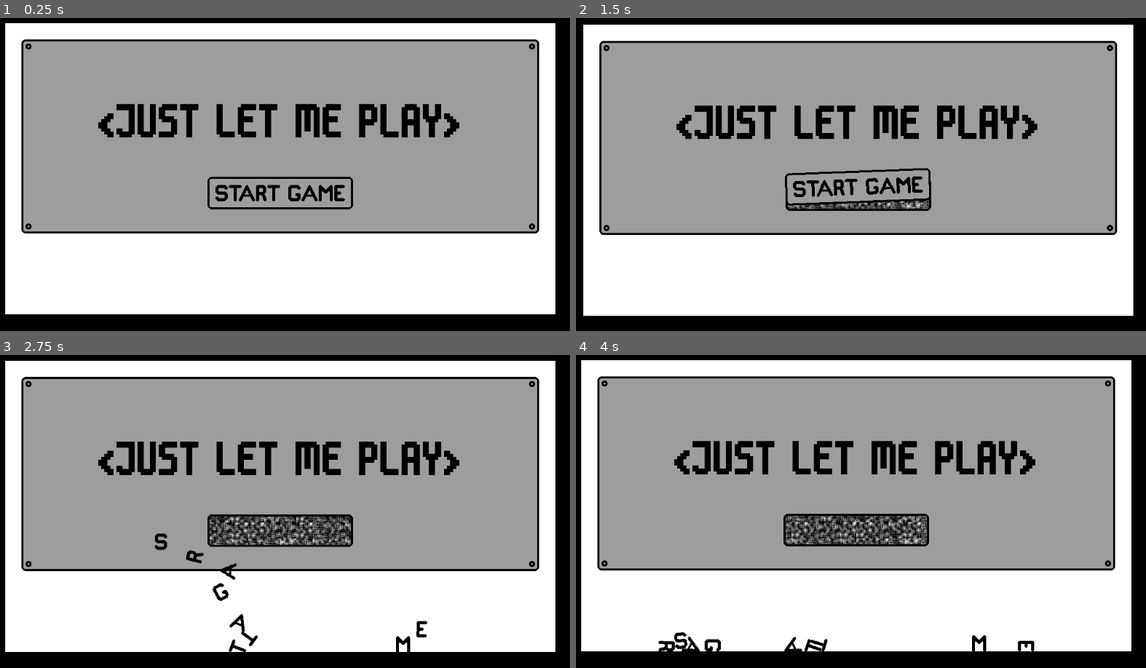
Above: before the commit, frames 1-4 (two rows, left to right).
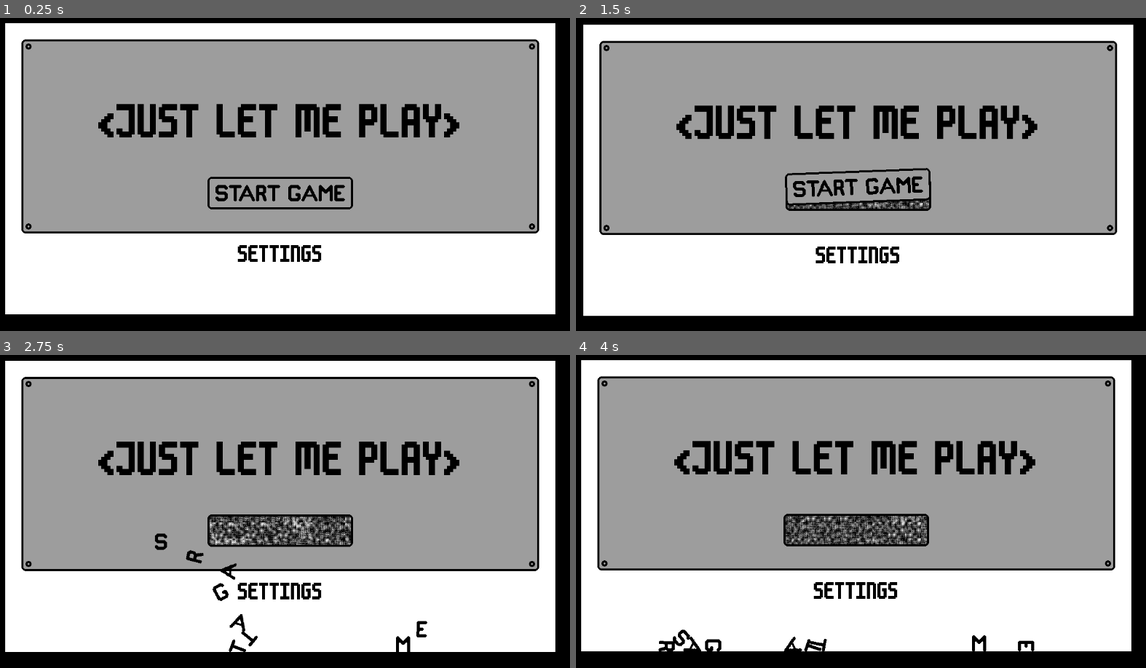
Above: after the commit, the same moments.

Repository: conor-wilson/secret-sapphire
Game: Godot game, scene res://scenes/main.tscn
Two runs of this game, one before a commit and one after it. Both use one fixed random seed, a clock stepped at 60 frames per second and the inputs below.
Inputs (mouse positions are in pixels of both pictures, inside the frame that each line leads up to):
- Up to frame 1 (0.25 s): no input
- Up to frame 2 (1.5 s): click (855, 255) at 0.5 s, where only the run after the commit has a clickable "SETTINGS"; tap Enter at 1.25 s; move the mouse to (855, 193) at 1.27 s; click (855, 193) at 1.35 s
- Up to frame 3 (2.75 s): move the mouse to (165, 524) at 2.02 s; click (165, 524) at 2.1 s
- Up to frame 4 (4 s): move the mouse to (912, 436) at 2.77 s; click (912, 436) at 2.85 s; move the mouse to (826, 574) at 3.52 s; click (826, 574) at 3.6 s

The runs differ from the first frame. In frame 1, 0.5% of the frame differs, in the area x 41-57%, y 72-78%; in frame 2, 0.7%; in frame 3, 1.8%; in frame 4, 1.9%, in the area x 14-62%, y 51-95%.

Commit message:
Added settings button to main menu

Diff:
--- a/let-me-play/scenes/main.gd
+++ b/let-me-play/scenes/main.gd
@@ -28,3 +28,7 @@
 	screen_shake_strength = strength
 	if fade != 0:
 		screen_shake_fade = fade
+
+
+func _on_main_menu_settings_button() -> void:
+	pass # Replace with function body.
--- a/let-me-play/scenes/main.tscn
+++ b/let-me-play/scenes/main.tscn
@@ -1,13 +1,17 @@
-[gd_scene load_steps=3 format=3 uid="uid://drpjvxm3qjcl7"]
+[gd_scene load_steps=4 format=3 uid="uid://drpjvxm3qjcl7"]
 
 [ext_resource type="Script" path="res://scenes/main.gd" id="1_lvo15"]
 [ext_resource type="PackedScene" uid="uid://5ctllddc4obb" path="res://scenes/main_menu.tscn" id="1_mw4j5"]
+[ext_resource type="PackedScene" uid="uid://cfjp23jay1xyw" path="res://scenes/settings_menu.tscn" id="3_vdc1c"]
 
 [node name="Main" type="Node"]
 script = ExtResource("1_lvo15")
 
 [node name="MainMenu" parent="." instance=ExtResource("1_mw4j5")]
 
+[node name="SettingsMenu" parent="." instance=ExtResource("3_vdc1c")]
+position = Vector2(1152, 0)
+
 [node name="Camera2D" type="Camera2D" parent="."]
 position = Vector2(576, 324)
 
--- a/let-me-play/scenes/main_menu.gd
+++ b/let-me-play/scenes/main_menu.gd
@@ -1,4 +1,6 @@
 extends Node2D
+
+signal settings_button
 
 signal shake_screen(strength:float, fade:float)
 
@@ -7,6 +9,8 @@
 	for letter in $Letters.get_children():
 		letter.spawn()
 
-
 func _on_start_button_click() -> void:
 	shake_screen.emit(10, 5.0)
+
+func _on_settings_button_pressed() -> void:
+	settings_button.emit()
--- a/let-me-play/scenes/main_menu.tscn
+++ b/let-me-play/scenes/main_menu.tscn
@@ -7,13 +7,19 @@
 [ext_resource type="Texture2D" uid="uid://7r8cut1jsvt0" path="res://assets/art/Panel.png" id="3_janoq"]
 [ext_resource type="FontFile" uid="uid://bckbkknmti08k" path="res://assets/fonts/m6x11.ttf" id="5_2a3fy"]
 
-[sub_resource type="PhysicsMaterial" id="PhysicsMaterial_qxvnu"]
-bounce = 0.4
-
 [sub_resource type="LabelSettings" id="LabelSettings_rnshd"]
 font = ExtResource("5_2a3fy")
 font_size = 96
 font_color = Color(0, 0, 0, 1)
+
+[sub_resource type="PhysicsMaterial" id="PhysicsMaterial_qxvnu"]
+bounce = 0.4
+
+[sub_resource type="Theme" id="Theme_r460u"]
+default_font = ExtResource("5_2a3fy")
+default_font_size = 48
+
+[sub_resource type="StyleBoxEmpty" id="StyleBoxEmpty_ppfed"]
 
 [node name="MainMenu" type="Node2D"]
 script = ExtResource("1_hib26")
@@ -30,11 +36,6 @@
 position = Vector2(576, 256)
 texture = ExtResource("3_janoq")
 
-[node name="StartButton" parent="." instance=ExtResource("1_7wdxp")]
-z_index = 10
-position = Vector2(576, 368)
-physics_material_override = SubResource("PhysicsMaterial_qxvnu")
-
 [node name="Title" type="Label" parent="."]
 offset_left = 32.0
 offset_top = 192.0
@@ -43,6 +44,26 @@
 text = "<JUST LET ME PLAY>"
 label_settings = SubResource("LabelSettings_rnshd")
 horizontal_alignment = 1
+
+[node name="StartButton" parent="." instance=ExtResource("1_7wdxp")]
+z_index = 10
+position = Vector2(576, 368)
+physics_material_override = SubResource("PhysicsMaterial_qxvnu")
+
+[node name="SettingsButton" type="Button" parent="."]
+offset_left = 480.0
+offset_top = 464.0
+offset_right = 672.0
+offset_bottom = 520.0
+focus_mode = 0
+theme = SubResource("Theme_r460u")
+theme_type_variation = &"FlatButton"
+theme_override_colors/font_hover_color = Color(0.615686, 0.615686, 0.615686, 1)
+theme_override_colors/font_focus_color = Color(0.615686, 0.615686, 0.615686, 1)
+theme_override_colors/font_color = Color(0, 0, 0, 1)
+theme_override_styles/focus = SubResource("StyleBoxEmpty_ppfed")
+text = "SETTINGS"
+flat = true
 
 [node name="Letters" type="Node2D" parent="."]
 
@@ -92,3 +113,4 @@
 
 [connection signal="click" from="StartButton" to="." method="_on_start_button_click"]
 [connection signal="collision" from="StartButton" to="." method="_on_start_button_collision"]
+[connection signal="pressed" from="SettingsButton" to="." method="_on_settings_button_pressed"]
Not shown: 1 places in let-me-play/scenes/main_menu.tscn that only renumber resources
